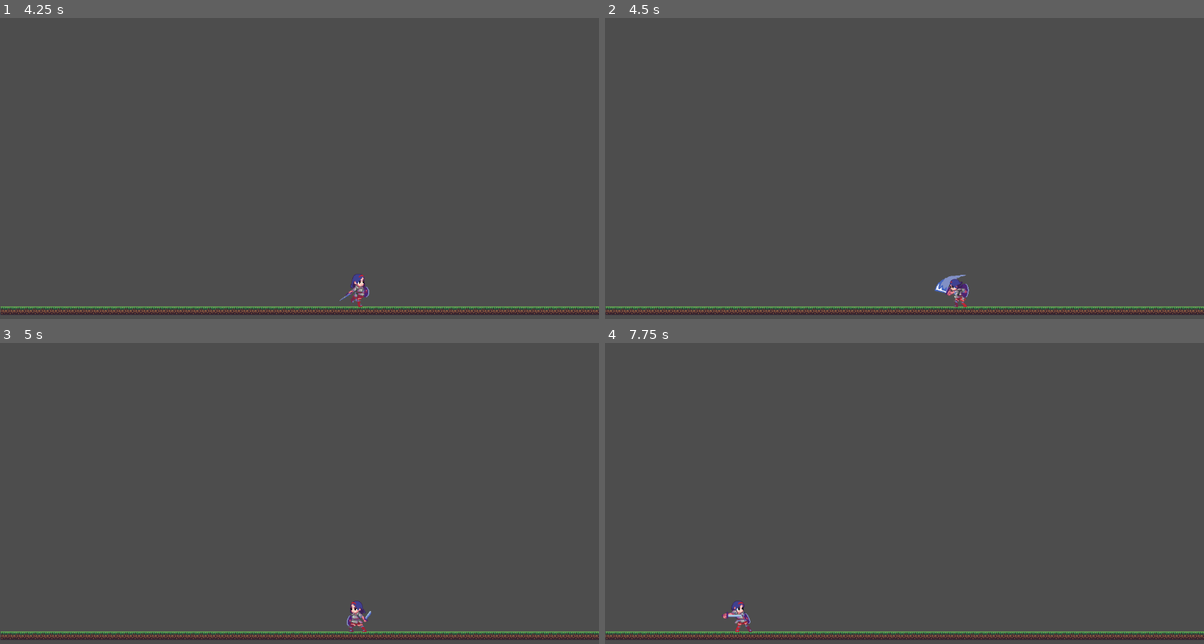
Above: before the commit, frames 1-4 (two rows, left to right).
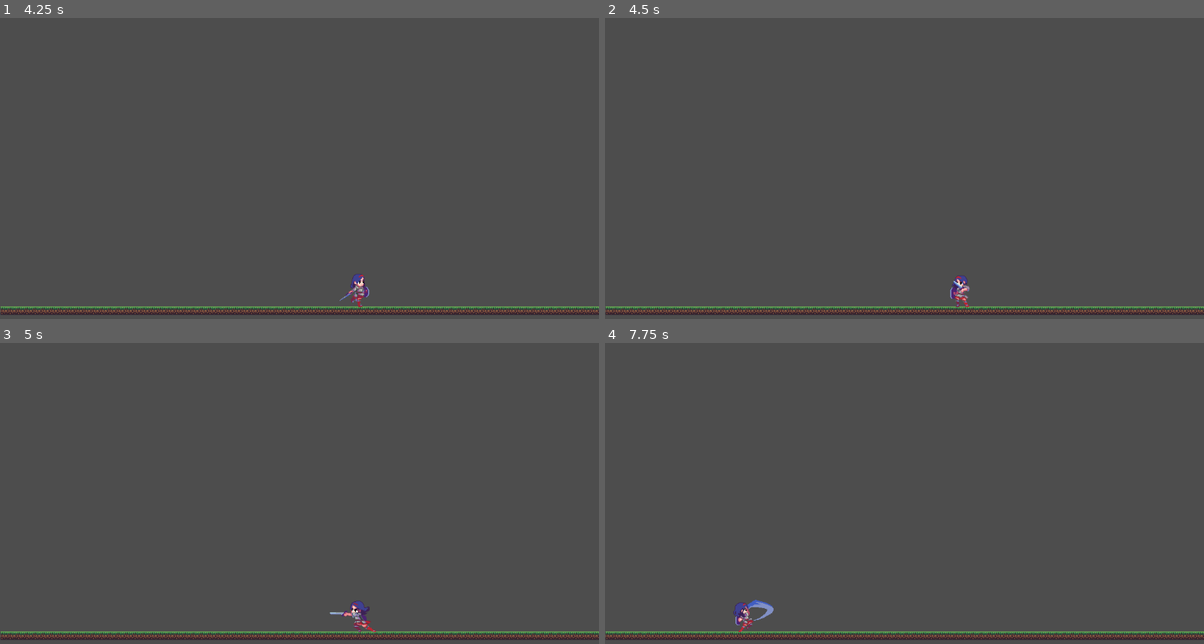
Above: after the commit, the same moments.

Repository: lenomirei/godotdemo
Game: Godot game, scene res://node_2d.tscn
Same seed, same stepped clock (60 frames per second), same inputs: the game is played once before the commit and once after it.
Inputs:
- Up to frame 1 (4.25 s): tap Enter (ui_accept) at 0.5 s; hold F (attack) 0.53-1.28 s; hold Right (ui_right) 0.53-2.03 s; tap Space (jump) at 0.77, 1.52, 3.02, 3.77 s; tap F (attack) at 1.35, 2.3, 3.05 s; hold Left (ui_left) 2.03-2.78 s; hold Z (drawn_weapon) 2.03-2.78 s; hold Right (ui_right) from 2.78 s (still down); tap R (rolling) at 2.85 s; hold F (attack) from 3.53 s (still down)
- Up to frame 2 (4.5 s): release Right (ui_right) at 4.28 s; release F (attack) at 4.28 s; hold Left (ui_left) from 4.28 s (still down); tap F (attack) at 4.35 s
- Up to frame 3 (5 s): keep holding Left (ui_left); tap Space (jump) at 4.52 s
- Up to frame 4 (7.75 s): release Left (ui_left) at 5.03 s; hold Right (ui_right) 5.03-5.78 s; hold Z (drawn_weapon) 5.03-5.78 s; tap F (attack) at 5.3, 6.05, 7.35 s; hold Left (ui_left) 5.78-7.28 s; tap R (rolling) at 5.85 s; tap Space (jump) at 6.02, 6.77, 7.52 s; hold F (attack) 6.53-7.28 s; hold Right (ui_right) from 7.28 s (still down)

Frame 1 is identical in both runs. In frame 2, 0.4% of the frame differs, in the area x 55-61%, y 85-97%; in frame 3, 0.3%; in frame 4, 0.4%, in the area x 19-29%, y 85-97%.

Commit message:
[fix] Loop idle weapon animation. Fix attack combo animation

Diff:
--- a/player.gd
+++ b/player.gd
@@ -22,13 +22,13 @@
 	if weapon_state == WeaponState.HOLSTERED:
 		weapon_state = WeaponState.DRAWN
 
-	state = State.ATTACKING
 	action_lock = true
-
 	if state == State.ATTACKING:
 		pass
 	else:
+		print("state is " + String.num_int64(state) + " attack combo is " + String.num_int64(attack_combo))
 		state = State.ATTACKING
+		attack_combo += 1
 
 	if !$AttackComboTimer.is_stopped():
 		$AttackComboTimer.stop()
@@ -128,25 +128,28 @@
 		State.LANDING:
 			animation_name = "landing" + suffix
 		State.ATTACKING:
-			animation_name = "attack" + String.num_int64(attack_combo + 1)
+			animation_name = "attack" + String.num_int64(attack_combo)
 		State.ROLLING:
 			animation_name = "rolling"
 	return animation_name
 
 func _on_animation_player_animation_finished(anim_name: StringName) -> void:
+	print(anim_name + " finished")
 	if anim_name.begins_with("landing") or anim_name.begins_with("rolling"):
 		action_lock = false
+
 	if anim_name.begins_with("attack") and next_state != State.ATTACKING:
 		action_lock = false
 		$AttackComboTimer.start()
 	elif anim_name.begins_with("attack") and next_state == State.ATTACKING:
+		print("preinput attack")
 		state = next_state
 		next_state = State.INVALID
 		action_lock = true
 		attack_combo += 1
 
 	if anim_name == "attack4":
-		attack_combo = 0
+		attack_combo = 1
 		print("attack combo is finished")
 
 	#if next_state != State.INVALID:
--- a/player.tscn
+++ b/player.tscn
@@ -300,6 +300,7 @@
 
 [sub_resource type="Animation" id="Animation_qp52p"]
 resource_name = "walk_weapon"
+loop_mode = 1
 tracks/0/type = "value"
 tracks/0/imported = false
 tracks/0/enabled = true
